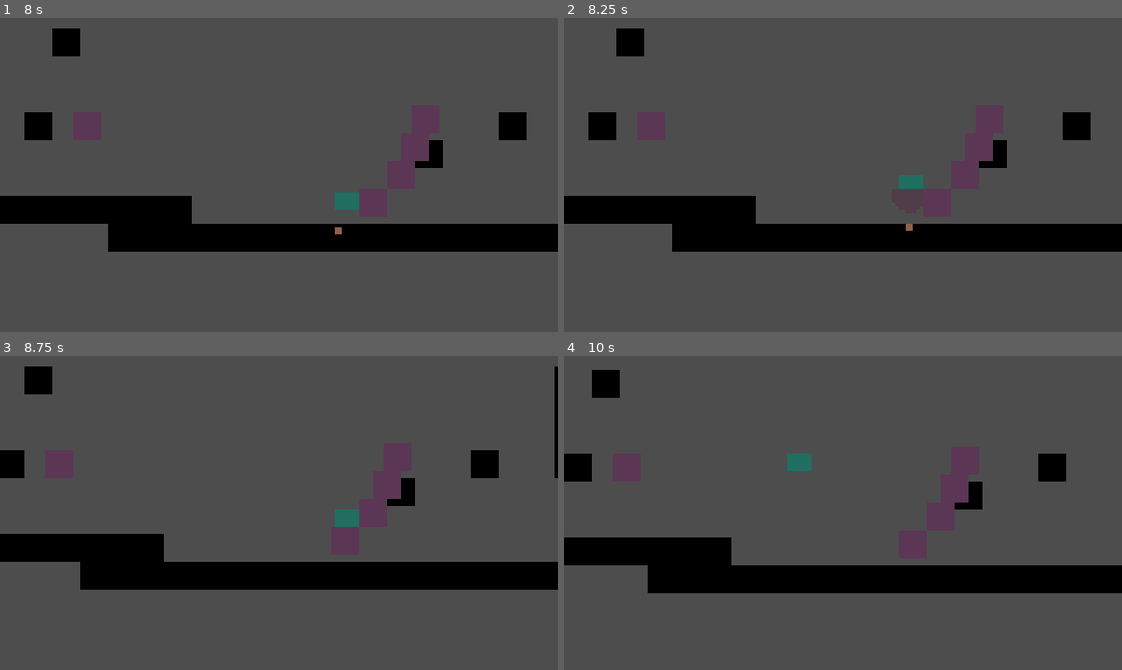
Above: before the commit, frames 1-4 (two rows, left to right).
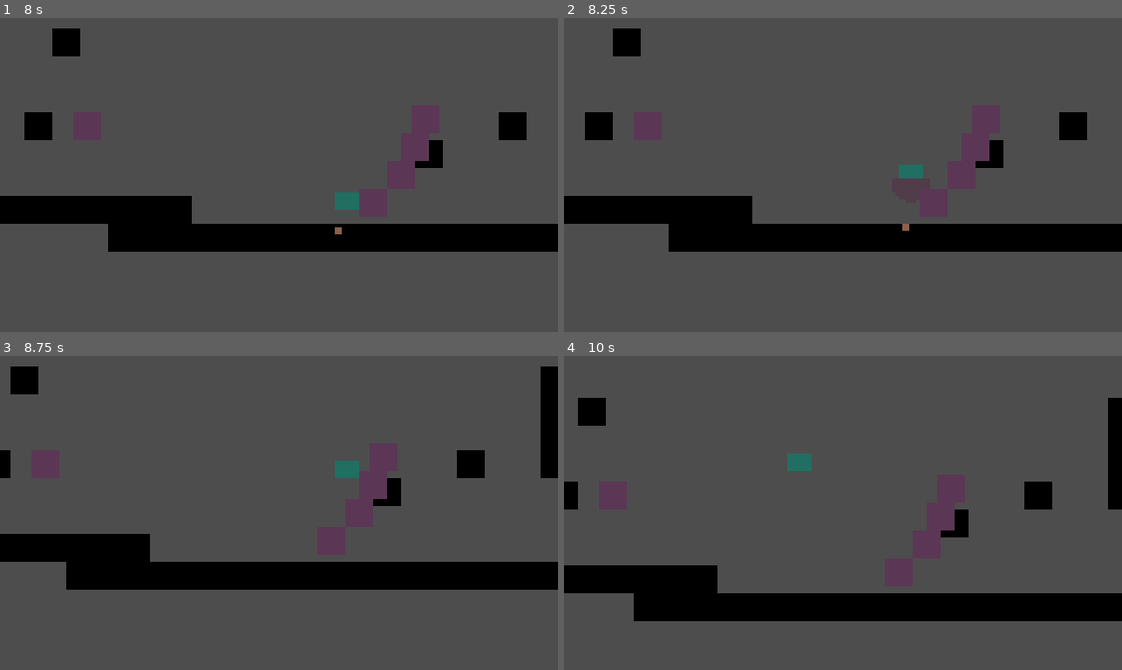
Above: after the commit, the same moments.

Repository: TravisHenderson646/finish-the-knight
Game: Godot game, scene res://game.tscn
Two runs of this game, one before a commit and one after it. Both use one fixed random seed, a clock stepped at 60 frames per second and the inputs below.
Inputs:
- Up to frame 1 (8 s): hold D (right) 0.53-2.03 s; tap J (attack) at 0.6, 2.3, 2.85, 4.35, 6.6 s; tap Space (jump) at 0.77, 1.07, 1.52, 1.55, 1.82, 3.02, 3.32, 4.52, 4.82, 5.85, 6.02, 6.32, 6.77, 7.07, 7.52, 7.82 s; tap K (dash) at 0.8, 1.35, 3.05, 3.6, 5.1, 7.35 s; hold A (left) 2.03-2.78 s; hold Space (jump) 2.03-2.78 s; hold D (right) 2.78-4.28 s; hold Space (jump) 3.53-4.28 s; hold A (left) 4.28-5.03 s; hold D (right) 5.03-5.78 s; tap Enter at 5.75 s; hold A (left) 5.78-7.28 s; hold D (right) from 7.28 s (still down)
- Up to frame 2 (8.25 s): keep holding D (right); hold Space (jump) from 8.03 s (still down); tap J (attack) at 8.1 s
- Up to frame 3 (8.75 s): keep holding D (right); keep holding Space (jump)
- Up to frame 4 (10 s): release Space (jump) at 8.78 s; tap K (dash) at 8.85, 9.8 s; tap Space (jump) at 9.02, 9.32 s; tap J (attack) at 9.05 s; release D (right) at 9.53 s; hold A (left) from 9.53 s (still down); hold Space (jump) from 9.53 s (still down)

Frame 1 is identical in both runs. In frame 2, 0.9% of the frame differs, in the area x 3-95%, y 3-75%; in frame 3, 3.4%; in frame 4, 22%, in the area x 0-100%, y 4-85%.
Error after the commit: Invalid access to property or key 'falldasda' on a base object of type 'Dictionary'. (res://player/player.gd:123)

Commit message:
abilities are unlockable

Diff:
--- a/game.tscn
+++ b/game.tscn
@@ -13,6 +13,7 @@
 position = Vector2(25, 24)
 
 [node name="Camera2D" type="Camera2D" parent="."]
+visible = false
 process_callback = 0
 drag_horizontal_enabled = true
 drag_vertical_enabled = true
--- a/player/player.gd
+++ b/player/player.gd
@@ -3,7 +3,7 @@
 
 @onready var camera_remote_transform_2d: RemoteTransform2D = $CameraRemoteTransform2D
 @onready var state_machine: StateMachine = $StateMachine
-@onready var nail: Area2D = $Nail
+@onready var drill: Area2D = $Drill
 #enum STATES {GROUNDED, JUMP, FALL, DASH}
 #var state: STATES = STATES.GROUNDED
 var direction := Vector2()
@@ -13,12 +13,14 @@
 @export var gravity:= 3.33
 
 @export_category('Jump Stats')
+@export var jump_unlocked = true
 @export var JUMP_VELOCITY := -100.0
 @export var jump_release_snap := 0.2
 var can_jump := false
 var jump_buffer_timer := FrameTimer.new(5, self)
 
 @export_category('Dash Stats')
+@export var dash_unlocked = true
 @export var dash_duration := 7
 @export var dash_speed := 150.0
 @export var dash_cooldown := 30
@@ -34,6 +36,7 @@
 var dash_direction: DASH_DIRECTIONS = DASH_DIRECTIONS.RIGHT
 
 @export_category('Attack Stats')
+@export var attack_unlocked = true
 @export var attack_duration := 10
 @export var attack_cooldown := 30
 var attack_duration_timer := FrameTimer.new(attack_duration, self)
@@ -42,8 +45,8 @@
 
 
 func _ready() -> void:
-	remove_child(nail)
-	attack_duration_timer.timeout.connect(func(): remove_child(nail))
+	remove_child(drill)
+	attack_duration_timer.timeout.connect(func(): remove_child(drill))
 
 
 func _physics_process(_delta: float) -> void:
@@ -76,15 +79,15 @@
 
 
 func attack() -> void:
-	if attack_buffer_timer.is_stopped or !attack_cooldown_timer.is_stopped:
+	if !attack_unlocked or attack_buffer_timer.is_stopped or !attack_cooldown_timer.is_stopped:
 		return
 	attack_buffer_timer.stop()
 	attack_cooldown_timer.start()
-	add_child(nail)
+	add_child(drill)
 	attack_duration_timer.start()
 
 func dash() -> bool:
-	if dash_buffer_timer.is_stopped or !dash_cooldown_timer.is_stopped or !dash_count:
+	if !dash_unlocked or dash_buffer_timer.is_stopped or !dash_cooldown_timer.is_stopped or !dash_count:
 		return false
 	dash_count -= 1
 	dash_buffer_timer.stop()
@@ -94,7 +97,7 @@
 
 
 func jump() -> bool:
-	if jump_buffer_timer.is_stopped:
+	if !jump_unlocked or jump_buffer_timer.is_stopped:
 		return false
 	jump_buffer_timer.stop()
 	state_machine.change_state(state_machine.states_list.jump)
@@ -116,6 +119,7 @@
 	velocity.y += gravity
 
 
-func _on_nail_area_entered(_area: Area2D) -> void:
-	velocity.y = JUMP_VELOCITY/1.5
+func _on_drill_area_entered(_area: Area2D) -> void:
+	state_machine.change_state(state_machine.states_list.falldasda)
+	velocity.y = JUMP_VELOCITY/0.5
 	dash_count = 1
--- a/player/player.tscn
+++ b/player/player.tscn
@@ -25,15 +25,15 @@
 [node name="StateMachine" type="Node" parent="."]
 script = ExtResource("2_onrkg")
 
-[node name="Nail" type="Area2D" parent="."]
+[node name="Drill" type="Area2D" parent="."]
 collision_layer = 0
 collision_mask = 4
 
-[node name="CollisionPolygon2D" type="CollisionPolygon2D" parent="Nail"]
+[node name="CollisionPolygon2D" type="CollisionPolygon2D" parent="Drill"]
 polygon = PackedVector2Array(-2, 4, 9, 4, 9, 8, 4, 11, 3, 11, -2, 8)
 
-[node name="Polygon2D" type="Polygon2D" parent="Nail"]
+[node name="Polygon2D" type="Polygon2D" parent="Drill"]
 color = Color(0.317904, 0.238572, 0.293556, 1)
 polygon = PackedVector2Array(-2, 4, 9, 4, 9, 8, 4, 11, 3, 11, -2, 8)
 
-[connection signal="area_entered" from="Nail" to="." method="_on_nail_area_entered"]
+[connection signal="area_entered" from="Drill" to="." method="_on_drill_area_entered"]
Not shown, changed: pixel_perfect_fixes.txt
